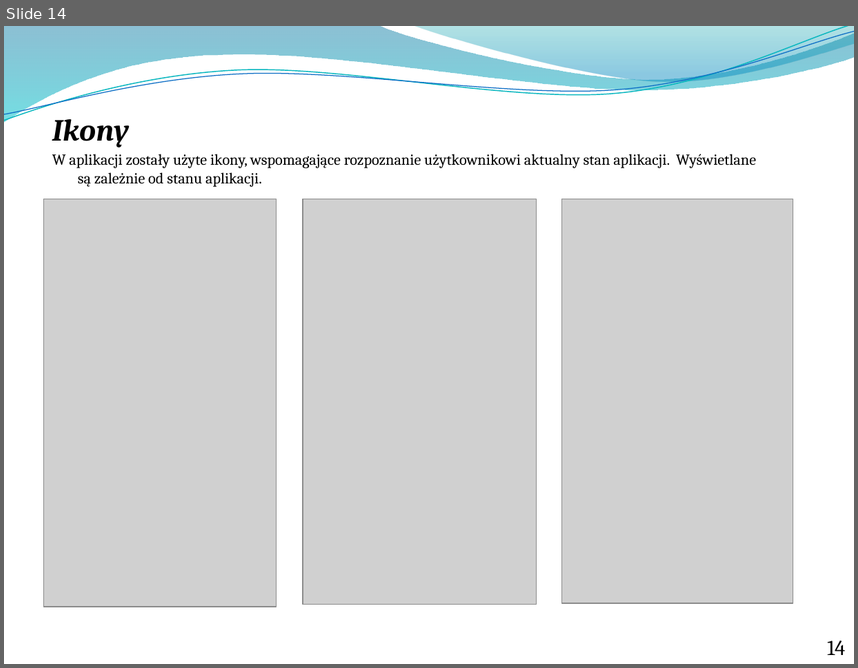
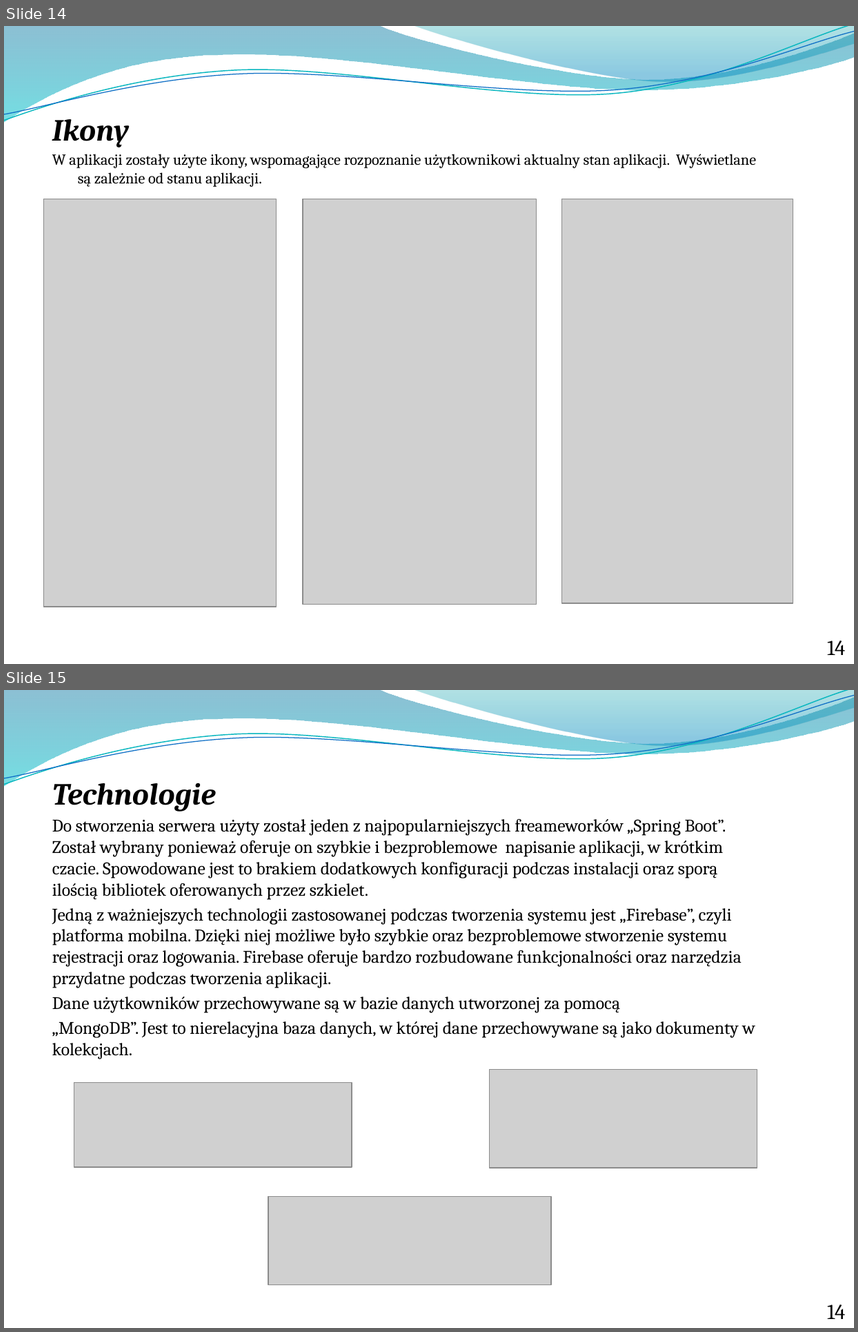
Before and after one commit to pckielbasa/praca_inz, a slide deck: Prezentacja Praca Inż.pptx. Shown one above the other, each under a label of ours: slide 14 before the commit, slides 14 and 15 after it. The pictures are 858x668 and 858x1332 pixels, drawn with LibreOffice and Linux fonts; fonts in the diff are those of the drawing; grey boxes stand for pictures; background and template pictures are left out. Boxes give left, top, right and bottom in pixels: in the first picture for what was removed or moved away, otherwise in the second. Text is boxed around its words. In the diff, an @@ line names an element or a change of style, - is before the commit and + after.

```diff
--- a/Prezentacja Praca Inż.pptx
+++ b/Prezentacja Praca Inż.pptx
@@ slide 15 added at (4,690,854,1328), background picture (left out); not listed: 4 template elements that a slide beside it also shows @@
@@ text added at (52,783,755,1058), 15 pt, text #000000 @@
+Technologie
+Do stworzenia serwera użyty został jeden z najpopularniejszych freameworków „Spring Boot”. Został wybrany ponieważ oferuje on szybkie i bezproblemowe napisanie aplikacji, w krótkim czacie. Spowodowane jest to brakiem dodatkowych konfiguracji podczas instalacji oraz sporą ilością bibliotek oferowanych przez szkielet.
+Jedną z ważniejszych technologii zastosowanej podczas tworzenia systemu jest „Firebase”, czyli platforma mobilna. Dzięki niej możliwe było szybkie oraz bezproblemowe stworzenie systemu rejestracji oraz logowania. Firebase oferuje bardzo rozbudowane funkcjonalności oraz narzędzia przydatne podczas tworzenia aplikacji.
+Dane użytkowników przechowywane są w bazie danych utworzonej za pomocą
+„MongoDB”. Jest to nierelacyjna baza danych, w której dane przechowywane są jako dokumenty w kolekcjach.
@@ picture added at (74,1083,352,1167) @@
@@ picture added at (489,1069,757,1167) @@
@@ picture added at (268,1196,551,1284) @@
@@ text added at (827,1304,845,1319), 18 pt, text #000000 @@
+14
```
Also in this commit, not shown: 3 slides changed, 4 other slides added, 14 other files.
